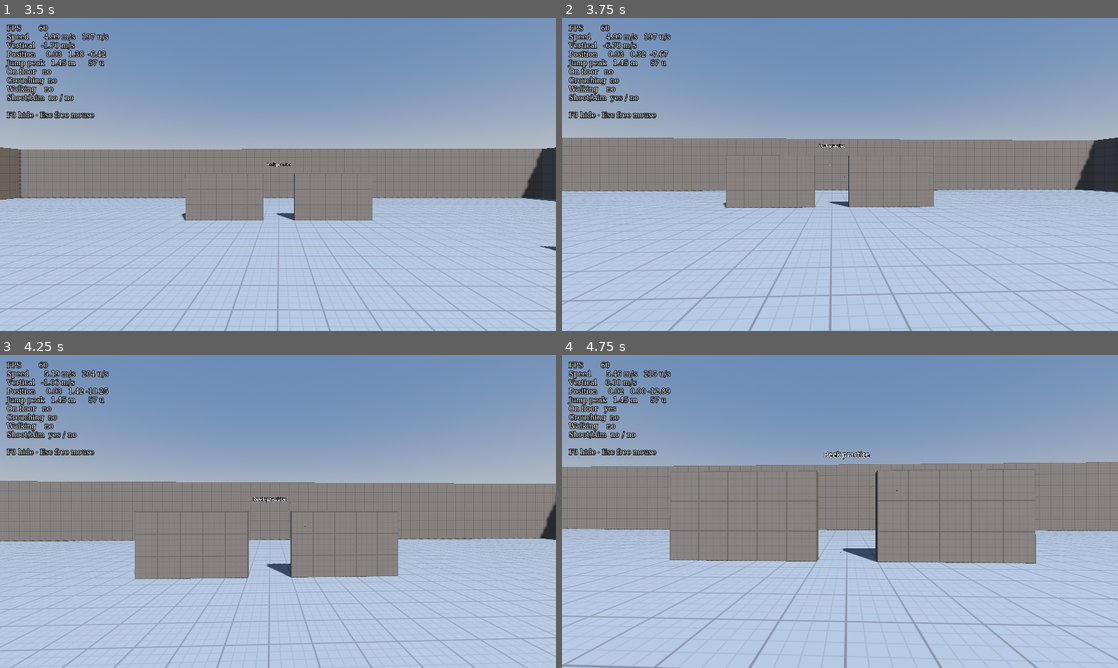
Above: before the commit, frames 1-4 (two rows, left to right).
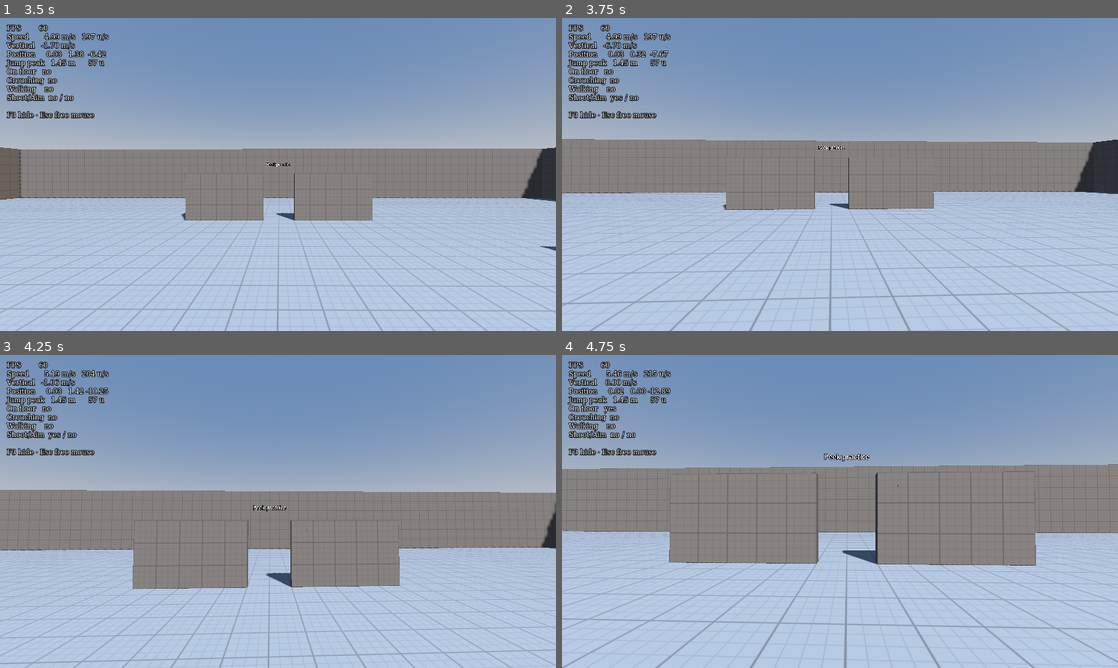
Above: after the commit, the same moments.

Repository: Jankozeluh/Chiip
Game: Godot game, scene res://maps/test_map.tscn
Two runs of this game, one before a commit and one after it. Both use one fixed random seed, a clock stepped at 60 frames per second and the inputs below.
Inputs (mouse positions are in pixels of both pictures, inside the frame that each line leads up to):
- Up to frame 1 (3.5 s): tap Enter at 0.5 s; move the mouse to (305, 174) at 0.52 s; hold Right mouse button (aim) 0.53-1.28 s; hold W (move_forward) from 0.53 s (still down); tap Space (jump) at 0.77, 0.8, 1.07, 1.35, 1.52, 1.82, 2.3, 3.02, 3.32 s; move the mouse to (250, 174) at 1.27 s; right-click (250, 174) at 1.55 s; move the mouse to (289, 168) at 2.02 s; hold Right mouse button (aim) 2.03-2.78 s; move the mouse to (272, 180) at 2.77 s; tap Ctrl (crouch) at 2.85 s; right-click (272, 180) at 3.05 s
- Up to frame 2 (3.75 s): keep holding W (move_forward); move the mouse to (878, 177) at 3.52 s; press the mouse at (878, 177) at 3.53 s
- Up to frame 3 (4.25 s): keep holding W (move_forward); tap Space (jump) at 3.77, 3.8, 4.07 s; tap R (reload) at 4.15 s
- Up to frame 4 (4.75 s): keep holding W (move_forward); move the mouse to (795, 508) at 4.27 s; release the mouse at (795, 508) at 4.28 s; tap Shift (walk) at 4.35 s; tap Space (jump) at 4.52 s; right-click (795, 508) at 4.55 s

Frame 1 is identical in both runs. In frame 2, 5.6% of the frame differs, in the area x 0-100%, y 38-100%; in frame 3, 10%, in the area x 0-100%, y 40-100%; in frame 4, 6.0%.

Commit message:
M2: Add spray pattern, aim punch and recoil recovery
Shots follow the weapon's spray pattern exactly; the camera kicks by
half the pattern (smoothed) without moving the aim; recoil wears off at
12 shots/s after a short pause; spraying also widens the random cone.

Co-Authored-By: Claude Opus 5.5 <noreply@anthropic.com>

Diff:
--- a/player/player.gd
+++ b/player/player.gd
@@ -166,8 +166,10 @@
 func _process(_delta: float) -> void:
 	# Position: where the head is drawn this frame (smoothed between physics ticks).
 	_camera.global_position = _head.get_global_transform_interpolated().origin
-	# Rotation: straight from the mouse, so looking around is instant.
-	_camera.global_rotation = Vector3(_pitch, _yaw, 0.0)
+	# Rotation: straight from the mouse, so looking around is instant, plus the
+	# weapon's recoil kick (which moves the view but not your aim).
+	var punch := weapon.view_punch
+	_camera.global_rotation = Vector3(_pitch + deg_to_rad(punch.y), _yaw - deg_to_rad(punch.x), 0.0)
 
 
 ## Where shots start from: the eyes, as of this physics tick.
--- a/weapons/weapon.gd
+++ b/weapons/weapon.gd
@@ -21,6 +21,8 @@
 const RELOAD_SOUND_STEPS: Array[float] = [0.1, 0.6, 0.85]
 ## Below this fraction of top speed you count as standing still (CS: about 34%).
 const ACCURATE_SPEED_FRACTION := 0.34
+## How quickly the view follows the recoil kick (higher = snappier).
+const VIEW_PUNCH_SMOOTHING := 30.0
 ## Bullet holes kept per weapon; the oldest disappear first.
 const MAX_IMPACTS := 100
 const IMPACT_SCENE := preload("res://weapons/bullet_impact.tscn")
@@ -39,6 +41,9 @@
 ## The most recent bullet hit: [code]position[/code], [code]distance[/code] (metres),
 ## [code]zone[/code] (hit zone name, or "" for the world) and [code]damage[/code].
 var last_hit: Dictionary = {}
+## How far recoil currently kicks the view, in degrees (x = right, y = up).
+## The player adds it to the camera; it doesn't change where you aim.
+var view_punch: Vector2 = Vector2.ZERO
 
 var _wielder: Player
 ## Seconds until the next shot is allowed.
@@ -47,8 +52,12 @@
 var _reload_time_left: float = 0.0
 ## True once the trigger has been let go since the last shot or empty click.
 var _trigger_released: bool = true
-## Shots fired in the current spray.
-var _spray_shots: int = 0
+## How far into the spray pattern the next shot is (0 = first shot). Goes up
+## by 1 per shot and wears off again once you stop firing, so short pauses
+## partly reset the pattern, as in CS.
+var _spray_position: float = 0.0
+## Seconds since the last shot.
+var _time_since_shot: float = 0.0
 ## Bullet holes this weapon made, oldest first.
 var _impacts: Array[Node3D] = []
 
@@ -80,7 +89,13 @@
 	inaccuracy += data.moving_inaccuracy * move_fraction
 	if not _wielder.is_on_floor():
 		inaccuracy += data.air_inaccuracy
+	inaccuracy += minf(_spray_position * data.spray_inaccuracy_per_shot, data.max_spray_inaccuracy)
 	return inaccuracy
+
+
+## The number the next shot would have within the current spray (1 = first shot).
+func get_spray_shot() -> int:
+	return floori(_spray_position) + 1
 
 
 ## True while a reload is in progress.
@@ -100,17 +115,35 @@
 	if _wielder == null:
 		return
 	_cooldown -= delta
+	_time_since_shot += delta
 	if is_reloading():
 		_update_reload(delta)
 	elif trigger_held:
 		_try_fire()
 	if not trigger_held:
 		_trigger_released = true
-		_spray_shots = 0
 		if magazine == 0:
 			reload()  # Auto-reload once you let go of an empty gun, like CS.
+	_recover_recoil(delta)
 	# A negative cooldown only carries over between back-to-back shots, which keeps the fire rate exact.
 	_cooldown = maxf(_cooldown, 0.0)
+
+
+func _process(delta: float) -> void:
+	if data == null:
+		return
+	# The view kicks toward where the next shot would go, by view_punch_fraction
+	# of the pattern, and follows smoothly instead of jumping.
+	var target := data.get_spray_offset(_spray_position) * data.view_punch_fraction
+	view_punch = view_punch.lerp(target, 1.0 - exp(-VIEW_PUNCH_SMOOTHING * delta))
+
+
+## Lets the spray pattern wear off once you stop firing. While firing
+## continuously the gap between shots stays below 1.5 shot intervals, so a
+## full-auto spray follows the pattern exactly.
+func _recover_recoil(delta: float) -> void:
+	if _time_since_shot > data.get_shot_interval() * 1.5:
+		_spray_position = maxf(_spray_position - data.recoil_recovery_rate * delta, 0.0)
 
 
 func _try_fire() -> void:
@@ -131,23 +164,31 @@
 
 func _fire() -> void:
 	magazine -= 1
-	_spray_shots += 1
+	var spray_shot := get_spray_shot()
 	_shot_audio.play()
 	_shoot_bullet(_get_shot_direction())
-	fired.emit(_spray_shots)
+	_spray_position += 1.0
+	_time_since_shot = 0.0
+	fired.emit(spray_shot)
 	ammo_changed.emit(magazine, reserve)
 
 
-## The direction this shot travels: your aim plus random spread.
+## The direction this shot travels: your aim, pushed by the spray pattern,
+## plus random spread.
 func _get_shot_direction() -> Vector3:
 	var aim := _wielder.get_aim_angles()
-	# Random spread: pick a random direction around the aim and a random
+	# Recoil: the pattern says where this shot goes relative to your aim.
+	# x is right (a smaller yaw), y is up (a bigger pitch).
+	var recoil := data.get_spray_offset(_spray_position)
+	var yaw := aim.x - deg_to_rad(recoil.x)
+	var pitch := aim.y + deg_to_rad(recoil.y)
+	# Random spread: pick a random direction around that point and a random
 	# distance up to the inaccuracy. As in CS, the distance is uniform, so
 	# most shots land near the middle of the cone.
 	var spread_direction := rng.randf() * TAU
 	var spread := deg_to_rad(get_inaccuracy()) * rng.randf()
-	var yaw := aim.x + cos(spread_direction) * spread
-	var pitch := aim.y + sin(spread_direction) * spread
+	yaw += cos(spread_direction) * spread
+	pitch += sin(spread_direction) * spread
 	return _direction_from_angles(yaw, pitch)
 
 
Not shown, changed: CLAUDE.md
Not shown, changed: docs/ARCHITECTURE.md
Not shown, changed: docs/DEVLOG.md
Not shown, changed: docs/GAME_DESIGN.md
Not shown, changed: docs/LEARNING.md
Not shown, changed: docs/PLAN.md
